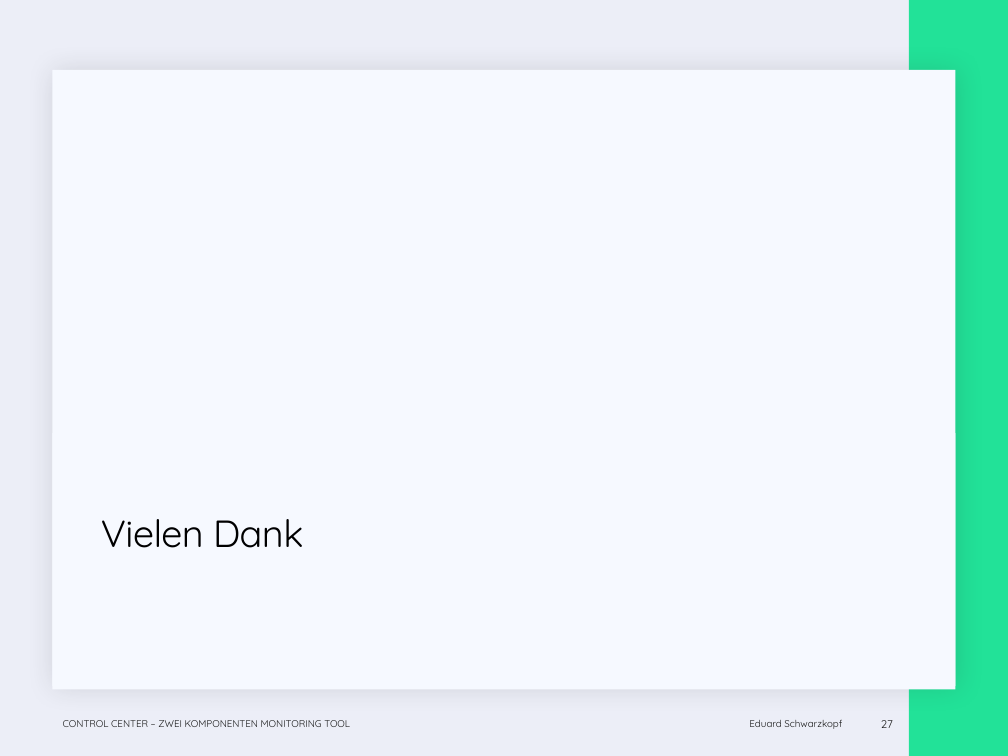
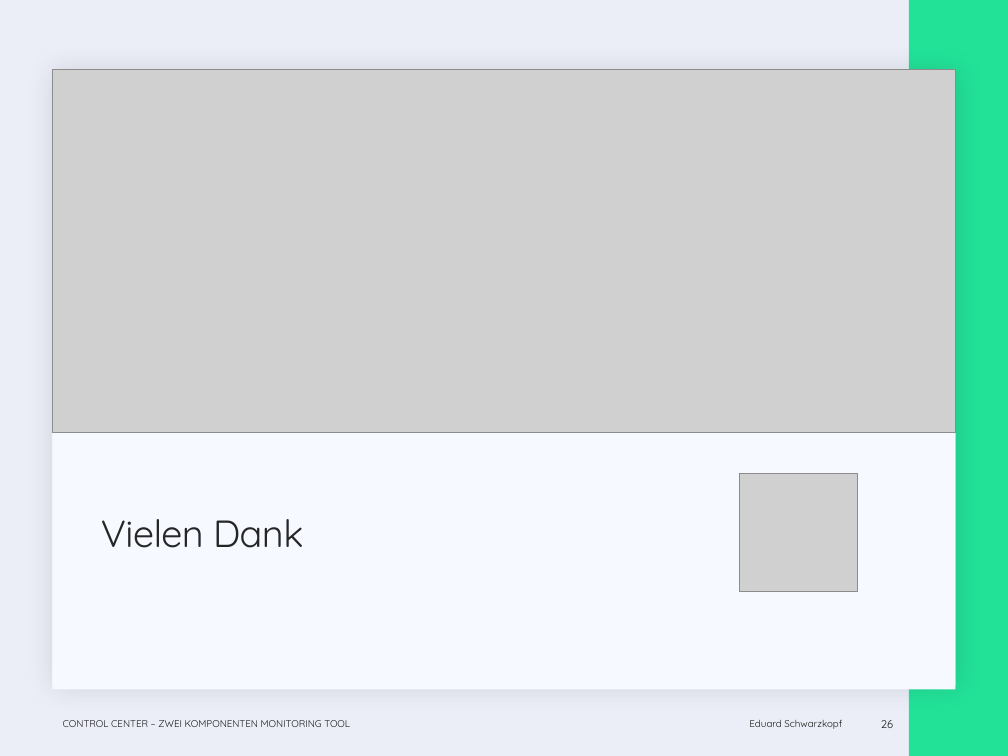
Before and after one commit to EduardSchwarzkopf/Abschlusspr-sentation, a slide deck: slide 26 of Abschluss_präsi.pptx (slide 27 before the commit). Drawn at 1008x756 pixels with LibreOffice and Linux fonts; fonts in the diff are those of the drawing; grey boxes stand for pictures. Boxes give left, top, right and bottom in pixels: in the first picture for what was removed or moved away, otherwise in the second. Text is boxed around its words. In the diff, an @@ line names an element or a change of style, - is before the commit and + after.

```diff
--- a/Abschluss_präsi.pptx
+++ b/Abschluss_präsi.pptx
@@ picture added at [52, 70, 956, 432] @@
@@ title "Vielen Dank" at [101, 519, 304, 548]: text colour #000000 to #262626 @@
@@ picture added at [740, 473, 858, 591] @@
@@ page number at [881, 720, 893, 728]: text changed @@
-27
+26
```
Also in this commit, not shown: 19 other slides changed, 1 slide removed.
